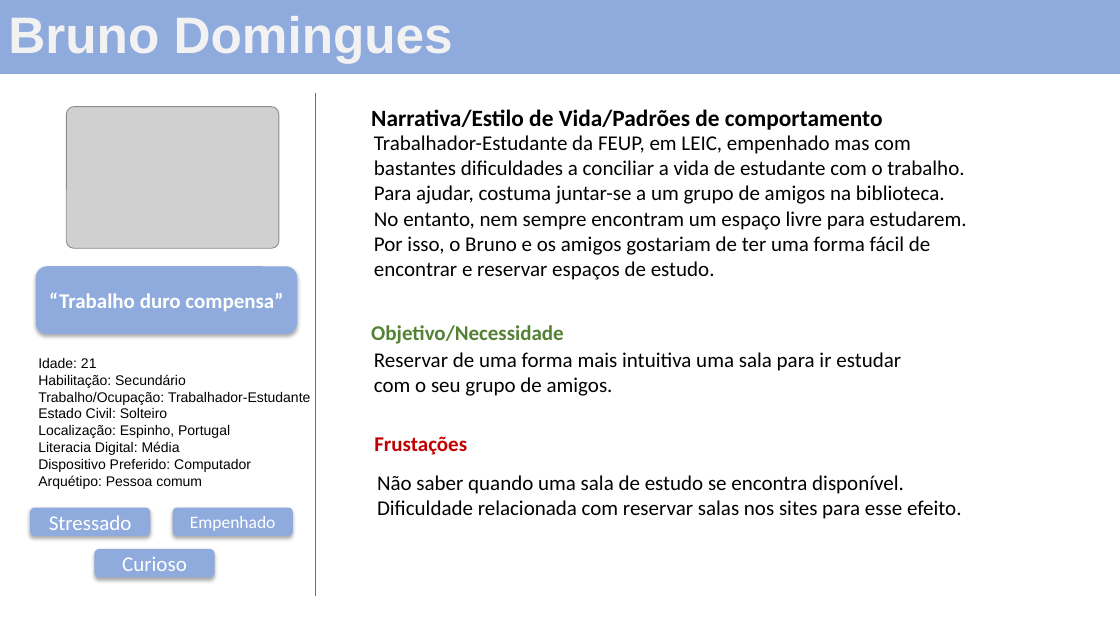
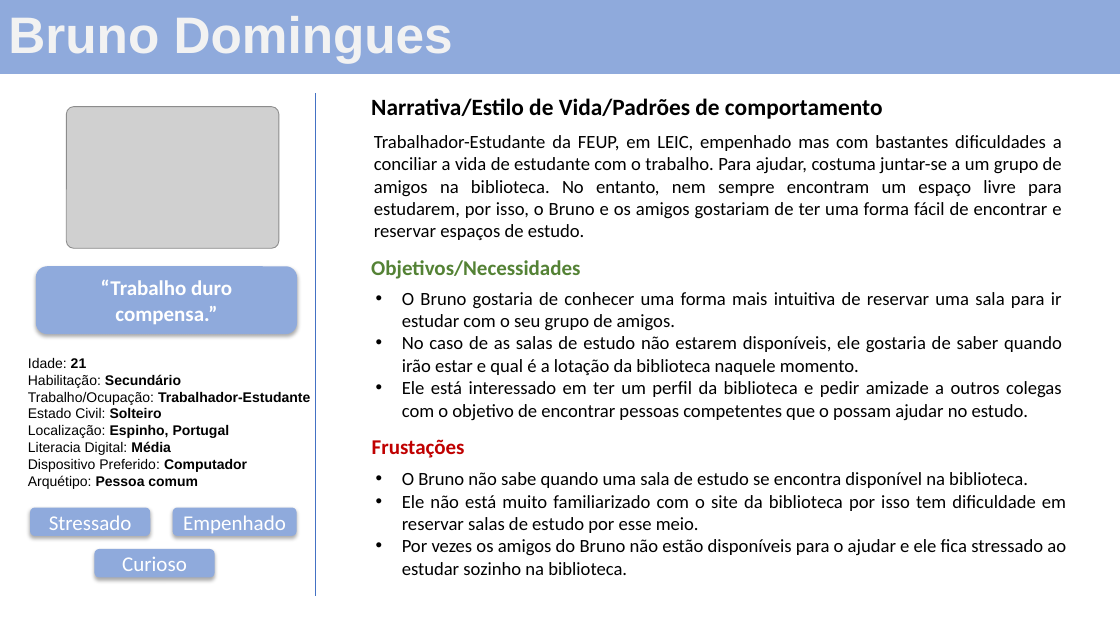
Before and after one commit to ICWeiner/FEUP-IPC, a slide deck: slide 2 of phase1/Persona.pptx. Drawn at 1120x630 pixels with LibreOffice and Linux fonts; fonts in the diff are those of the drawing; grey boxes stand for pictures. Boxes give left, top, right and bottom in pixels: in the first picture for what was removed or moved away, otherwise in the second. Text is boxed around its words. In the diff, an @@ line names an element or a change of style, - is before the commit and + after.

```diff
--- a/phase1/Persona.pptx
+++ b/phase1/Persona.pptx
@@ text "Narrativa/Estilo de Vida/Padrões de comportamento" moved from (x1=371, y1=109, x2=883, y2=130) to (x1=371, y1=98, x2=883, y2=119) @@
@@ text at (x1=374, y1=135, x2=1062, y2=240): text changed; size 18 to 16 pt @@
-Trabalhador-Estudante da FEUP, em LEIC, empenhado mas com bastantes dificuldades a conciliar a vida de estudante com o trabalho.
-Para ajudar, costuma juntar-se a um grupo de amigos na biblioteca.
-No entanto, nem sempre encontram um espaço livre para estudarem.
-Por isso, o Bruno e os amigos gostariam de ter uma forma fácil de encontrar e reservar espaços de estudo.
+Trabalhador-Estudante da FEUP, em LEIC, empenhado mas com bastantes dificuldades a conciliar a vida de estudante com o trabalho. Para ajudar, costuma juntar-se a um grupo de amigos na biblioteca. No entanto, nem sempre encontram um espaço livre para estudarem, por isso, o Bruno e os amigos gostariam de ter uma forma fácil de encontrar e reservar espaços de estudo.
@@ text at (x1=371, y1=260, x2=580, y2=279): text changed @@
-Objetivo/Necessidade
+Objetivos/Necessidades
@@ text in rounded rectangle at (x1=101, y1=280, x2=232, y2=324): text changed @@
-“Trabalho duro compensa”
+“Trabalho duro compensa.”
@@ text at (x1=402, y1=292, x2=1062, y2=420): text changed; size 18 to 16 pt @@
-Reservar de uma forma mais intuitiva uma sala para ir estudar com o seu grupo de amigos.
+• O Bruno gostaria de conhecer uma forma mais intuitiva de reservar uma sala para ir estudar com o seu grupo de amigos.
+• No caso de as salas de estudo não estarem disponíveis, ele gostaria de saber quando irão estar e qual é a lotação da biblioteca naquele momento.
+• Ele está interessado em ter um perfil da biblioteca e pedir amizade a outros colegas com o objetivo de encontrar pessoas competentes que o possam ajudar no estudo.
@@ text "Idade: 21" moved from (x1=38, y1=358, x2=310, y2=489) to (x1=28, y1=358, x2=310, y2=489) @@
@@ text "Idade: 21" at (x1=28, y1=358, x2=310, y2=489): bold on in "21", "Secundário", "Trabalhador-Estudante", "Solteiro" and 4 more places @@
@@ text at (x1=402, y1=472, x2=1066, y2=575): text changed; size 18 to 16 pt @@
-Não saber quando uma sala de estudo se encontra disponível.
-Dificuldade relacionada com reservar salas nos sites para esse efeito.
+• O Bruno não sabe quando uma sala de estudo se encontra disponível na biblioteca.
+• Ele não está muito familiarizado com o site da biblioteca por isso tem dificuldade em reservar salas de estudo por esse meio.
+• Por vezes os amigos do Bruno não estão disponíveis para o ajudar e ele fica stressado ao estudar sozinho na biblioteca.
@@ rounded rectangle "Empenhado" resized from (x1=173, y1=507, x2=293, y2=536) to (x1=173, y1=507, x2=297, y2=536) @@
@@ rounded rectangle "Empenhado" at (x1=173, y1=507, x2=297, y2=536): size 15 to 18 pt @@
```
Also in this commit, not shown: 1 other slide changed, 1 other file.
